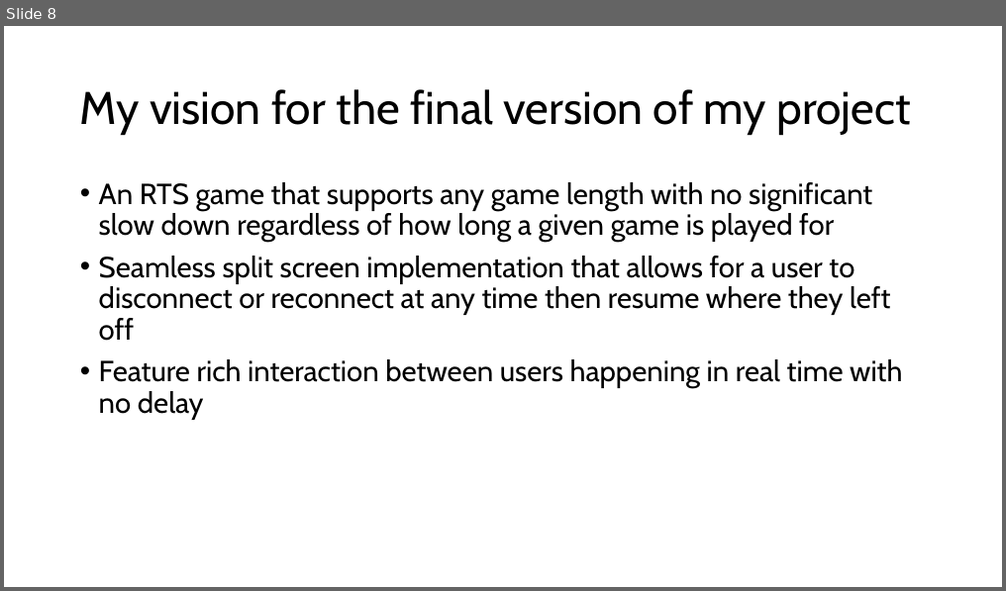
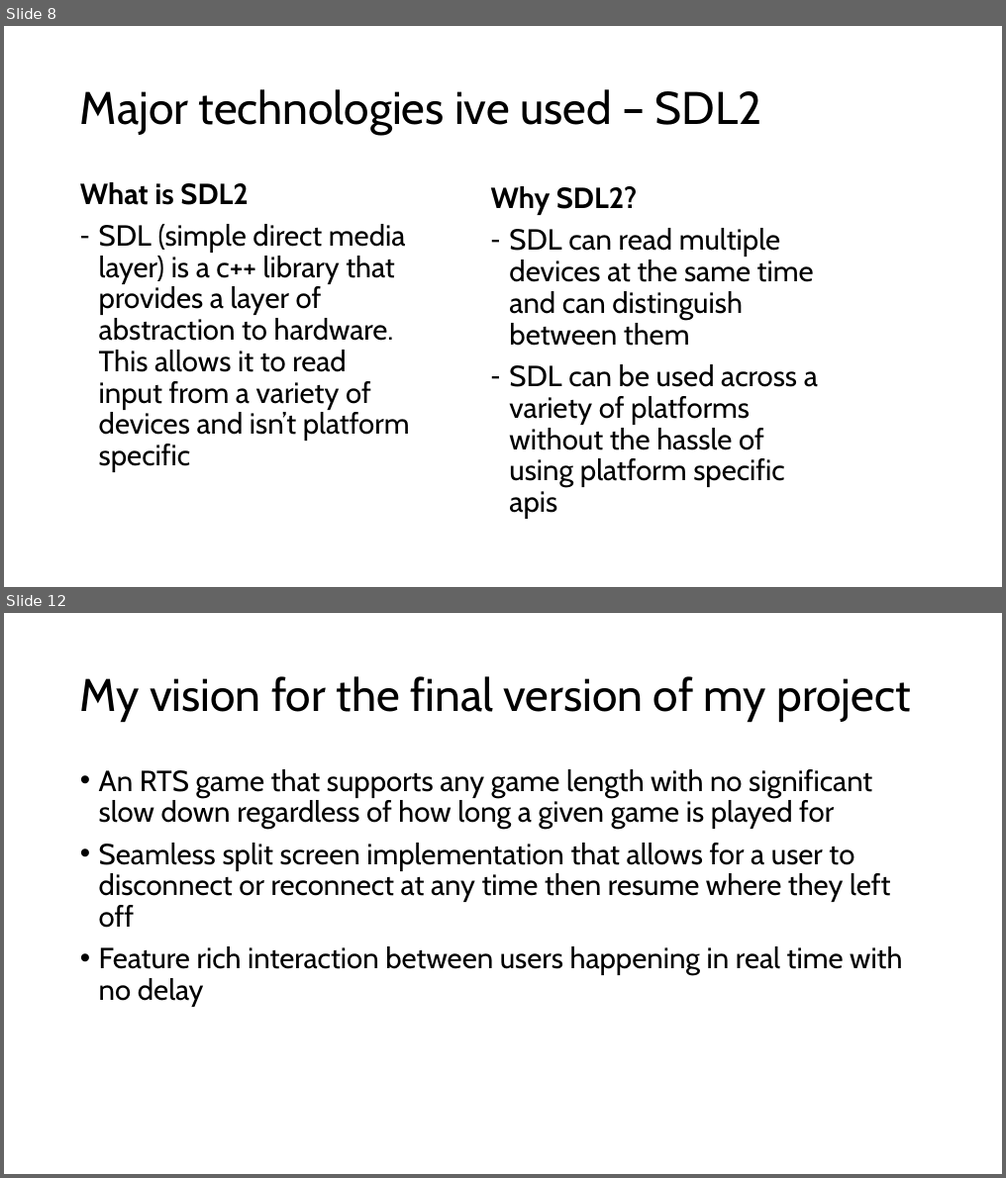
Before and after one commit to Henry-Frodsham/RTS-LCM-Game, a slide deck: documents/Henry Frodsham FYP.pptx. Shown one above the other, each under a label of ours: slide 8 before the commit, slides 8 and 12 after it; the slides between them are not shown. The pictures are 1006x591 and 1006x1178 pixels, drawn with LibreOffice and Linux fonts; fonts in the diff are those of the drawing. Boxes give left, top, right and bottom in pixels: in the first picture for what was removed or moved away, otherwise in the second. Text is boxed around its words. In the diff, an @@ line names an element or a change of style, - is before the commit and + after.

Commit message:
presentation update, demo implementation with seperate game instances and LCM, updated demo cube to use automatic aspect ratio to prevent scaling issues, updated device handling to configure new devices that are plugged in

```diff
--- a/documents/Henry Frodsham FYP.pptx
+++ b/documents/Henry Frodsham FYP.pptx
@@ slide 8 added at (x1=4, y1=26, x2=1002, y2=587), background #FFFFFF @@
@@ title added at (x1=80, y1=89, x2=762, y2=135), 44 pt, text #000000 @@
+Major technologies ive used – SDL2
@@ text added at (x1=80, y1=182, x2=410, y2=472), 28 pt, text #000000 @@
+What is SDL2
+– SDL (simple direct media layer) is a c++ library that provides a layer of abstraction to hardware. This allows it to read input from a variety of devices and isn’t platform specific
@@ text added at (x1=491, y1=186, x2=818, y2=519), 28 pt, text #000000 @@
+Why SDL2?
+– SDL can read multiple devices at the same time and can distinguish between them
+– SDL can be used across a variety of platforms without the hassle of using platform specific apis
@@ what was slide 8 is now slide 12 @@
```
Also in this commit, not shown: 3 slides changed, 7 other slides added, 4 slides removed, 12 other files.
